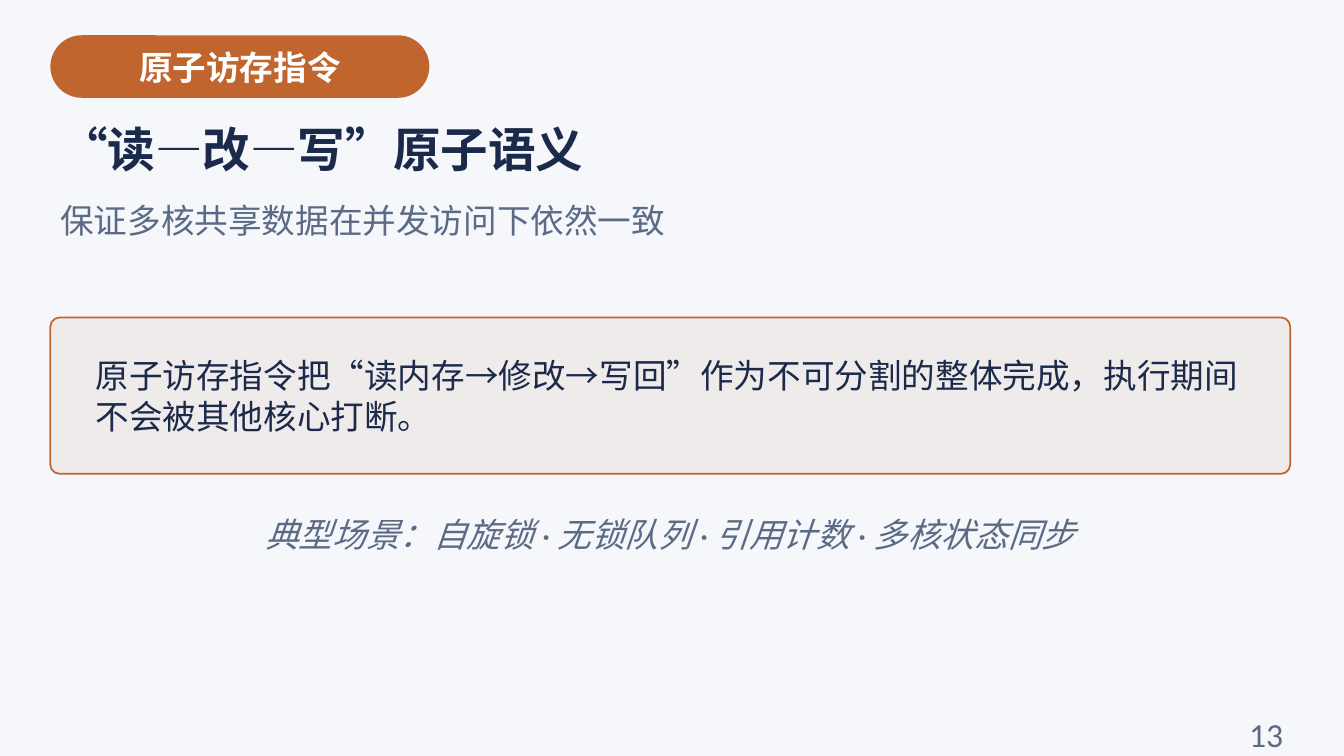
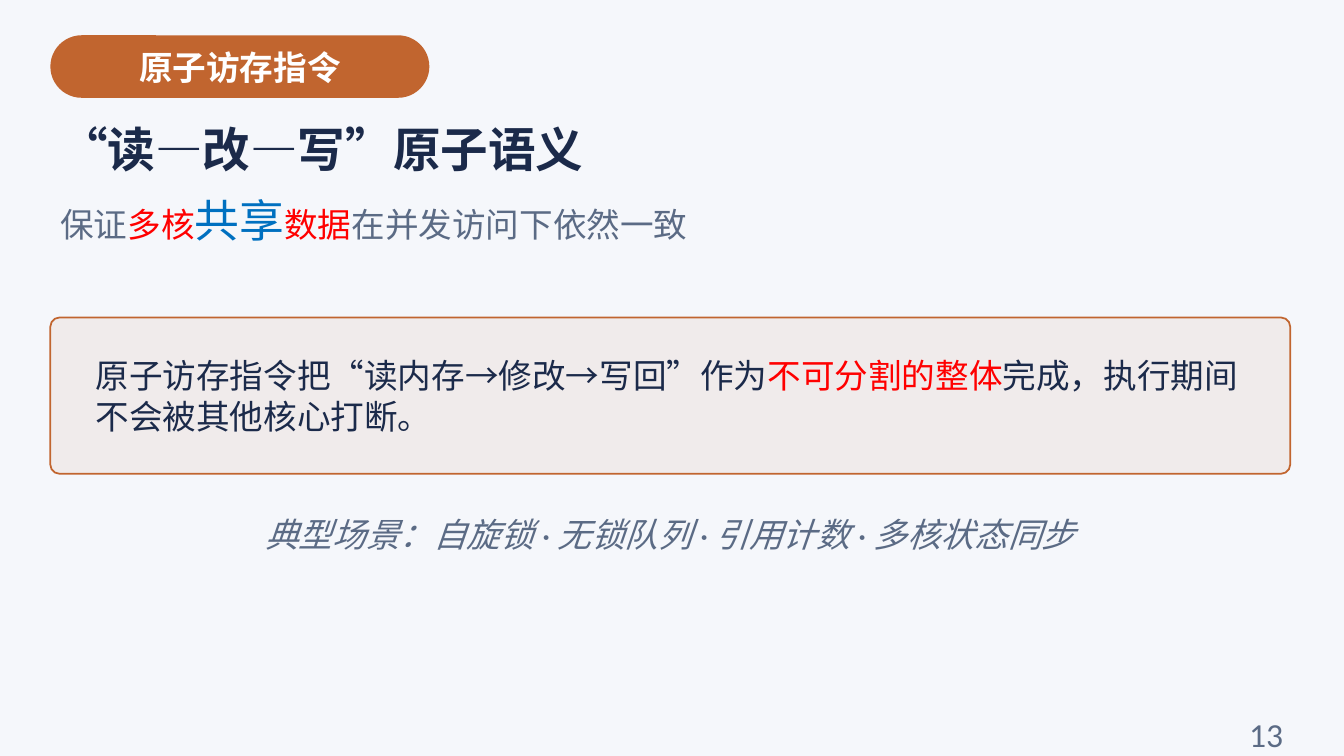
Before and after one commit to cxi218447-byte/miniOS, a slide deck: slide 26 of docs/04/04_load_store_course.pptx (slide 22 before the commit). Drawn at 1344x756 pixels with LibreOffice and Linux fonts; fonts in the diff are those of the drawing. Boxes give left, top, right and bottom in pixels: in the first picture for what was removed or moved away, otherwise in the second. Text is boxed around its words. In the diff, an @@ line names an element or a change of style, - is before the commit and + after.

```diff
--- a/docs/04/04_load_store_course.pptx
+++ b/docs/04/04_load_store_course.pptx
@@ text "保证多核共享数据在并发访问下依然一致" at (60, 199, 687, 241): size 24 to 32 pt, text colour #5B6B85 to #FF0000, text colour #5B6B85 to #0070C0 in "保证多核共享数据在并发访问下依然一致" @@
@@ text "原子访存指令把“读内存→修改→写回”作为不可分割的整体完成，执行期间不会被其他核心打断。" at (96, 359, 1238, 432): text colour #1B2A4A to #FF0000 in "原子访存指令把“读内存→修改→写回”作为不可分割的整体完成，执行期间不会被其他核心打断。" @@
```
Also in this commit, not shown: 8 other slides changed, 5 slides added, 2 slides removed.
